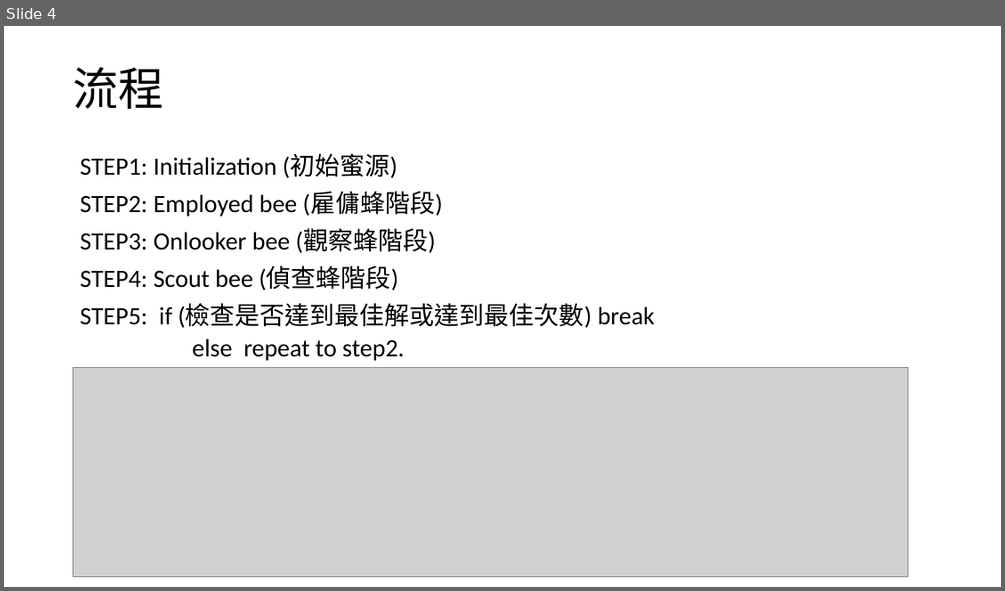
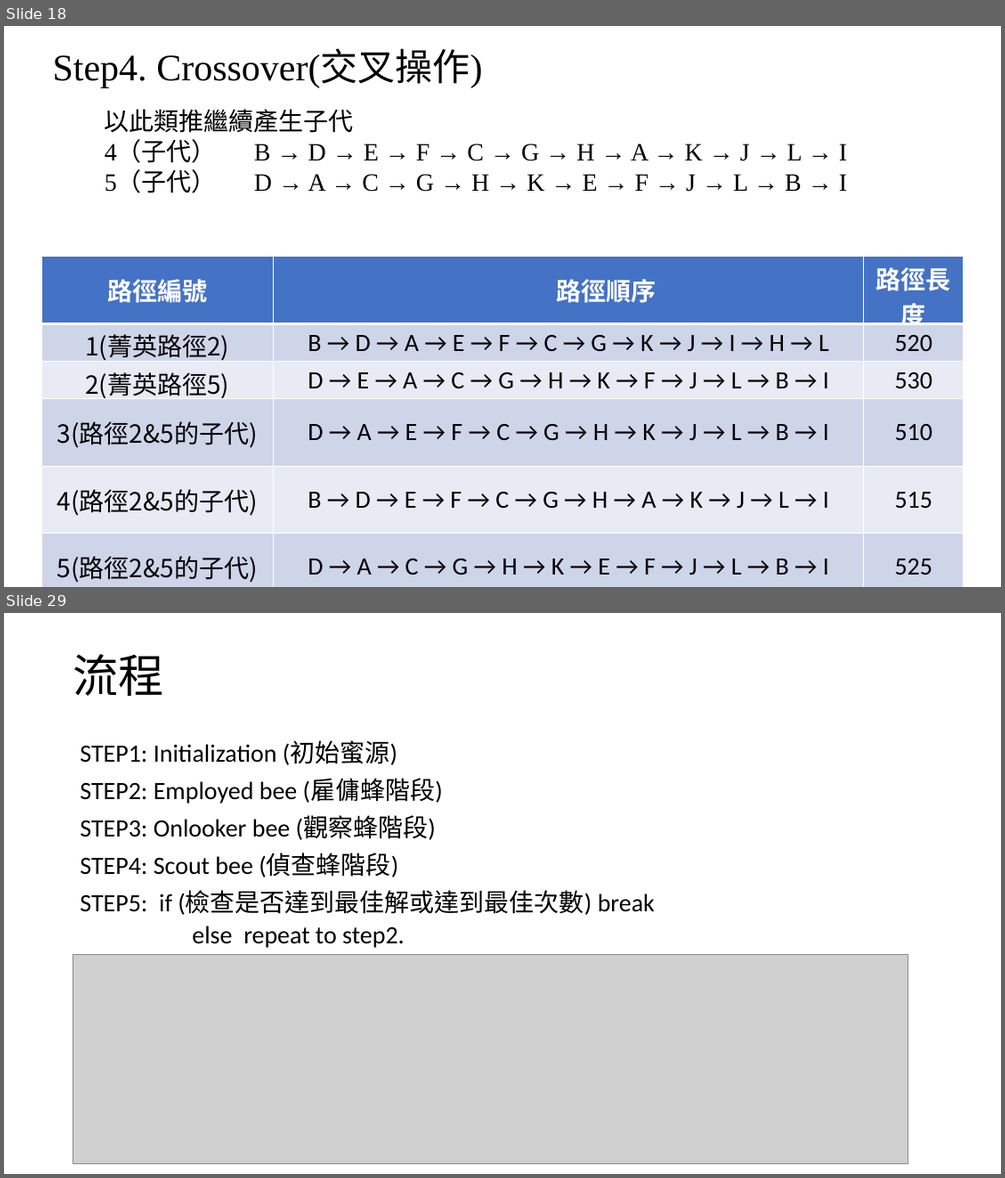
Before and after one commit to dreamakerChao/algorithm_final, a slide deck: 高等演算法報告.pptx. Shown one above the other, each under a label of ours: slide 4 before the commit, slides 18 and 29 after it; the slides between them are not shown. The pictures are 1005x591 and 1005x1178 pixels, drawn with LibreOffice and Linux fonts; fonts in the diff are those of the drawing; grey boxes stand for pictures. Boxes give left, top, right and bottom in pixels: in the first picture for what was removed or moved away, otherwise in the second. Text is boxed around its words. In the diff, an @@ line names an element or a change of style, - is before the commit and + after.

```diff
--- a/高等演算法報告.pptx
+++ b/高等演算法報告.pptx
@@ slide 18 added at (4, 26, 1001, 587), background #FFFFFF @@
@@ text added at (53, 51, 482, 87), 36 pt, text #000000 @@
+Step4. Crossover(交叉操作)
@@ text added at (105, 109, 847, 193), 24 pt, text #000000 @@
+以此類推繼續產生子代
+4（子代） B → D → E → F → C → G → H → A → K → J → L → I
+5（子代） D → A → C → G → H → K → E → F → J → L → B → I
@@ table added at (41, 257, 963, 586), 6 rows, 3 columns @@
+路徑編號 | 路徑順序 | 路徑長度
+1(菁英路徑2) | B → D → A → E → F → C → G → K → J → I → H → L | 520
+2(菁英路徑5) | D → E → A → C → G → H → K → F → J → L → B → I | 530
+3(路徑2&5的子代) | D → A → E → F → C → G → H → K → J → L → B → I | 510
+4(路徑2&5的子代) | B → D → E → F → C → G → H → A → K → J → L → I | 515
+5(路徑2&5的子代) | D → A → C → G → H → K → E → F → J → L → B → I | 525
@@ what was slide 4 is now slide 29 @@
```
Also in this commit, not shown: 4 slides changed, 31 other slides added, 1 slide removed, 7 other files.
